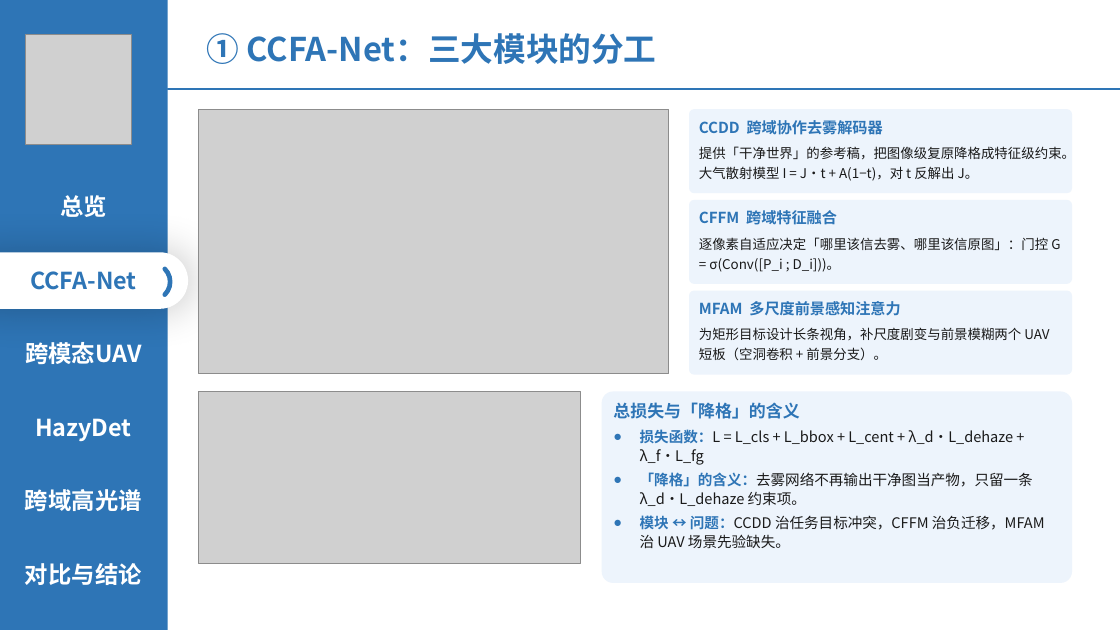
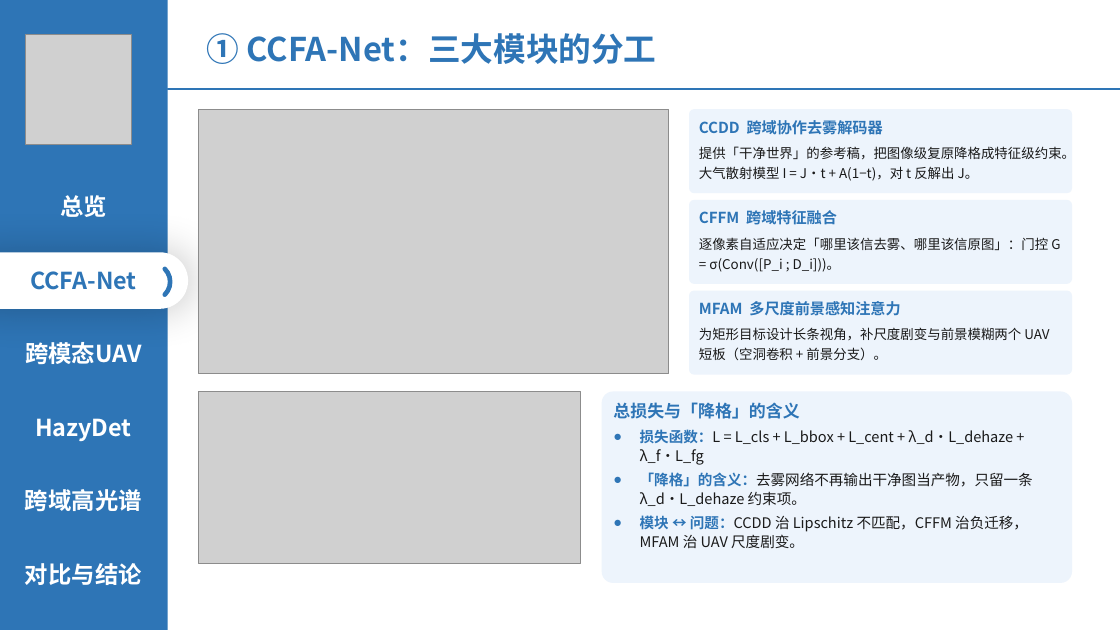
Before and after one commit to 139876/paper-notes, a slide deck: slide 6 of 论文精读/3-HazyDet精读/附件/四篇论文-组会汇报.pptx. Drawn at 1120x630 pixels with LibreOffice and Linux fonts; fonts in the diff are those of the drawing; grey boxes stand for pictures. Boxes give left, top, right and bottom in pixels: in the first picture for what was removed or moved away, otherwise in the second. Text is boxed around its words. In the diff, an @@ line names an element or a change of style, - is before the commit and + after.

```diff
--- a/论文精读/3-HazyDet精读/附件/四篇论文-组会汇报.pptx
+++ b/论文精读/3-HazyDet精读/附件/四篇论文-组会汇报.pptx
@@ text in rounded rectangle at (x1=640, y1=515, x2=1028, y2=548): text changed @@
-● 模块 ↔ 问题：CCDD 治任务目标冲突，CFFM 治负迁移，MFAM 治 UAV 场景先验缺失。
+● 模块 ↔ 问题：CCDD 治 Lipschitz 不匹配，CFFM 治负迁移，MFAM 治 UAV 尺度剧变。
```
Also in this commit, not shown: 1 other slide changed.
